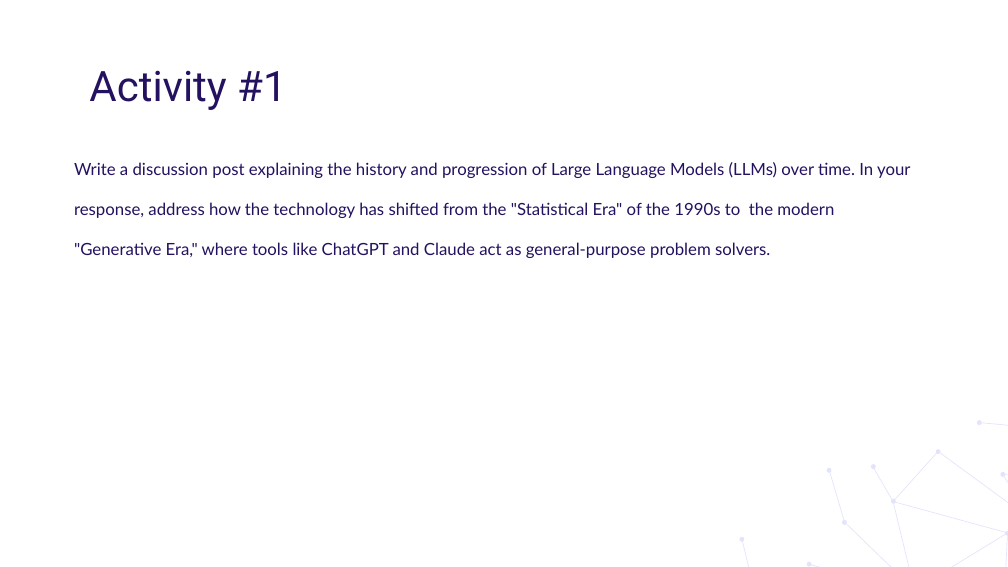
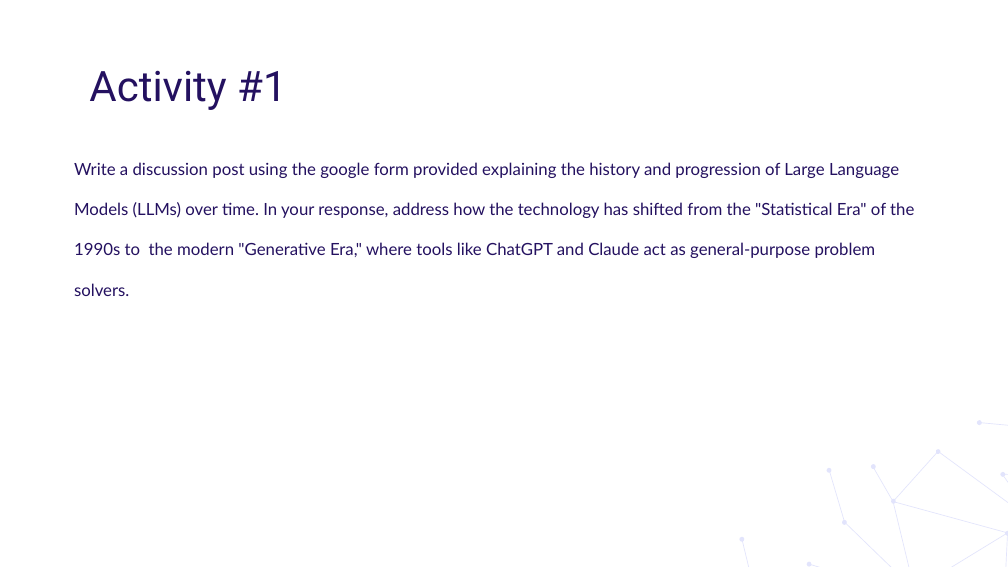
Before and after one commit to bellacalicchio/wm-buad5742, a slide deck: slide 21 of downloads/module1.pptx. Drawn at 1008x567 pixels with LibreOffice and Linux fonts; fonts in the diff are those of the drawing; background and template pictures are left out. Boxes give left, top, right and bottom in pixels: in the first picture for what was removed or moved away, otherwise in the second. Text is boxed around its words. In the diff, an @@ line names an element or a change of style, - is before the commit and + after.

Commit message:
Added Module 1 discussion section

```diff
--- a/downloads/module1.pptx
+++ b/downloads/module1.pptx
@@ text at (74, 162, 914, 296): text changed @@
-Write a discussion post explaining the history and progression of Large Language Models (LLMs) over time. In your response, address how the technology has shifted from the "Statistical Era" of the 1990s to the modern "Generative Era," where tools like ChatGPT and Claude act as general-purpose problem solvers.
+Write a discussion post using the google form provided explaining the history and progression of Large Language Models (LLMs) over time. In your response, address how the technology has shifted from the "Statistical Era" of the 1990s to the modern "Generative Era," where tools like ChatGPT and Claude act as general-purpose problem solvers.
```
Also in this commit, not shown: 1 other slide changed, 1 other file.
